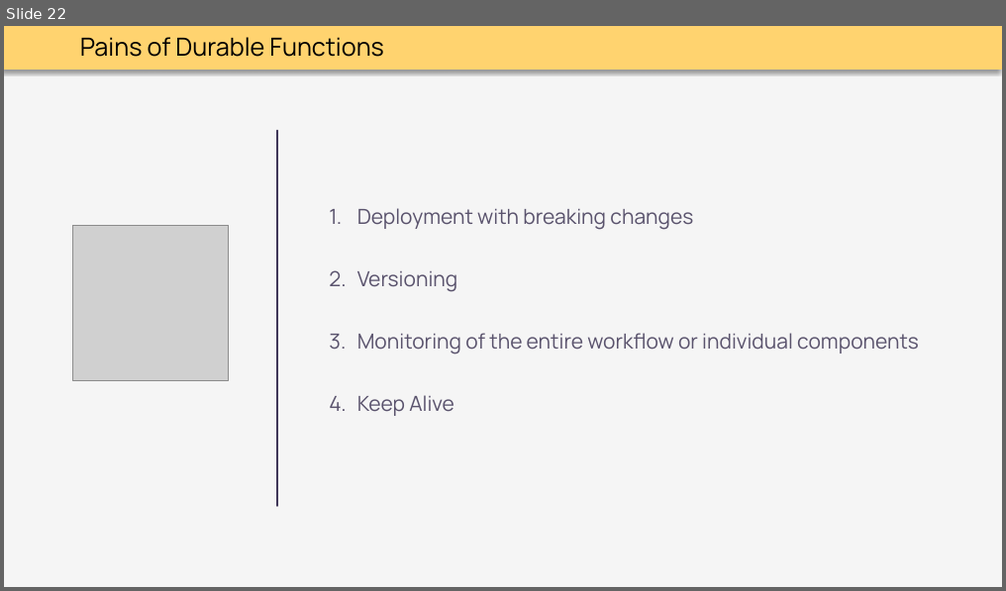
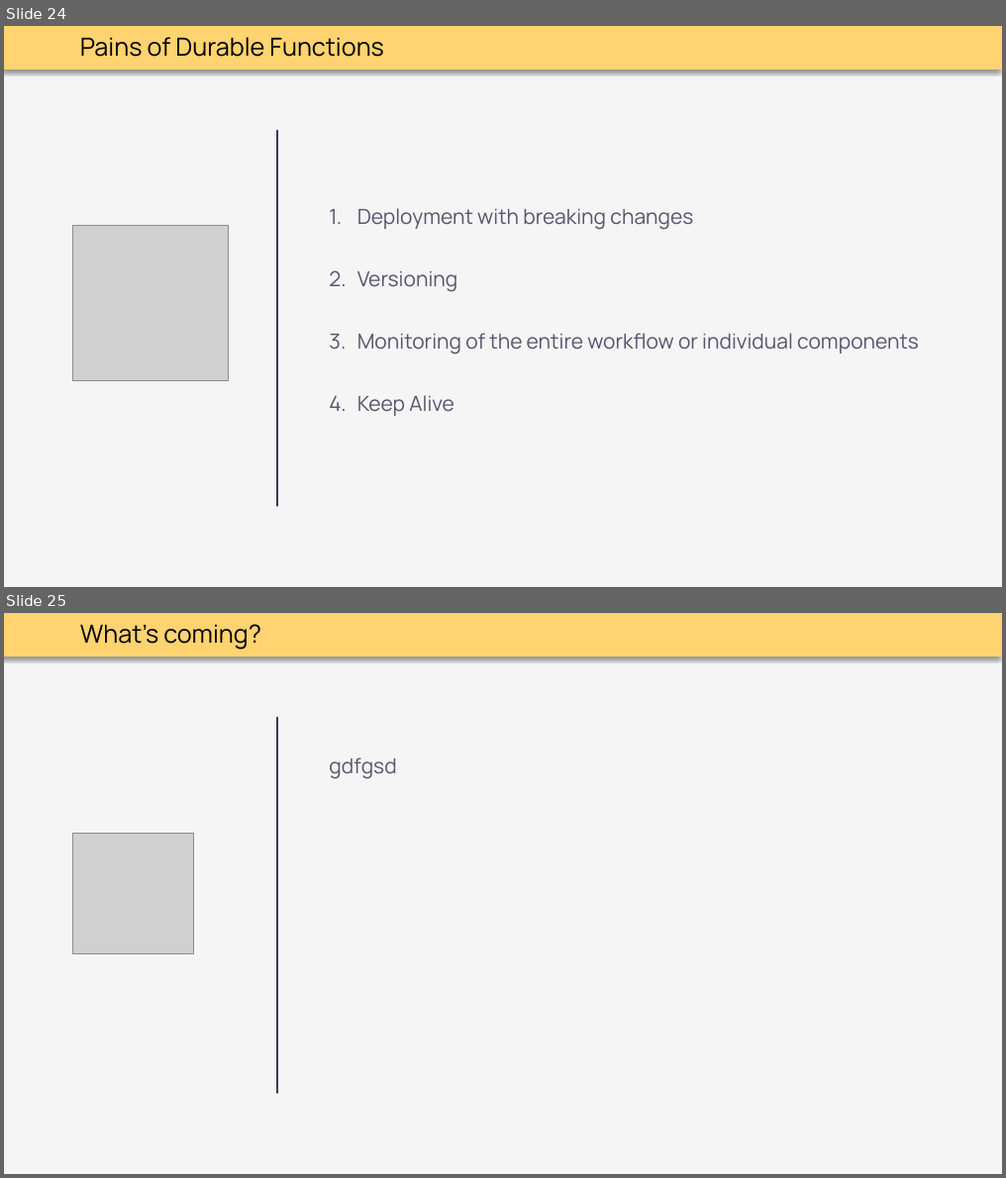
Before and after one commit to thoemmi/DurableFunctionsMeetupRosenheim, a slide deck: slides/Durable_Functions.pptx. Shown one above the other, each under a label of ours: slide 22 before the commit, slides 24 and 25 after it. The pictures are 1006x591 and 1006x1178 pixels, drawn with LibreOffice and Linux fonts; fonts in the diff are those of the drawing; grey boxes stand for pictures. Boxes give left, top, right and bottom in pixels: in the first picture for what was removed or moved away, otherwise in the second. Text is boxed around its words. In the diff, an @@ line names an element or a change of style, - is before the commit and + after.

```diff
--- a/slides/Durable_Functions.pptx
+++ b/slides/Durable_Functions.pptx
@@ slide 25 added at <box>4,613,1002,1174</box>, background #F5F5F5; not listed: 1 template element that a slide beside it also shows @@
@@ text added at <box>80,624,261,649</box>, 24 pt, text #000000 @@
+What's coming?
@@ line added from (278, 718) to (278, 1093), #3F3658 2 pt @@
@@ text added at <box>329,758,396,779</box>, 20 pt, text #5A536D @@
+gdfgsd
@@ picture added at <box>73,833,194,955</box> @@
@@ what was slide 22 is now slide 24 @@
```
Also in this commit, not shown: 3 other slides added, 1 slide removed.
